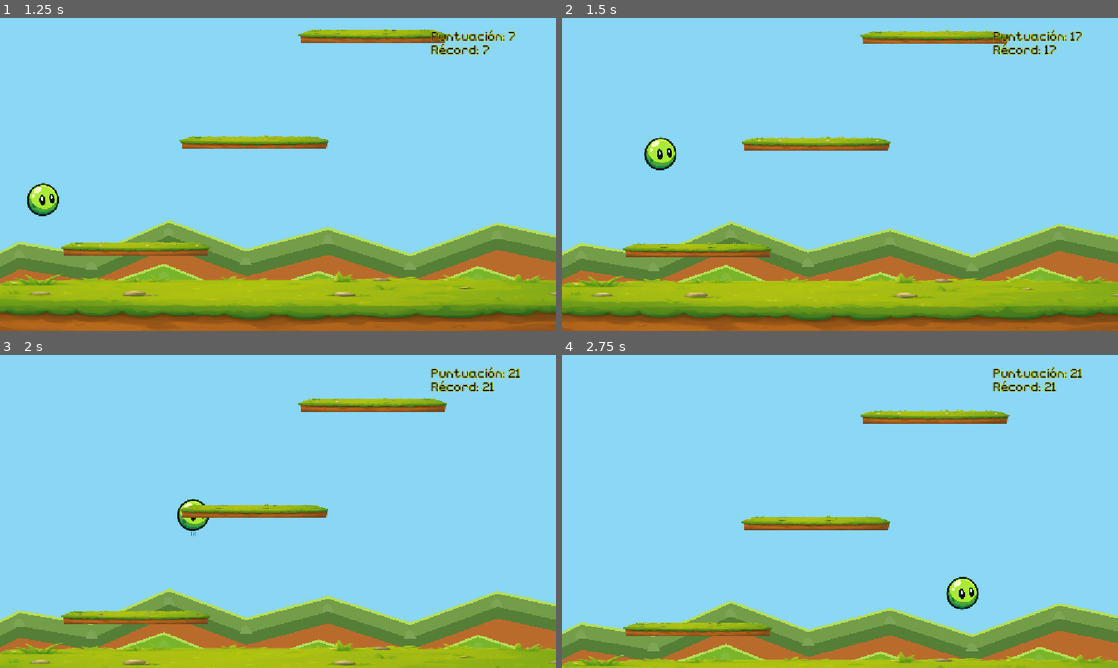
Above: before the commit, frames 1-4 (two rows, left to right).
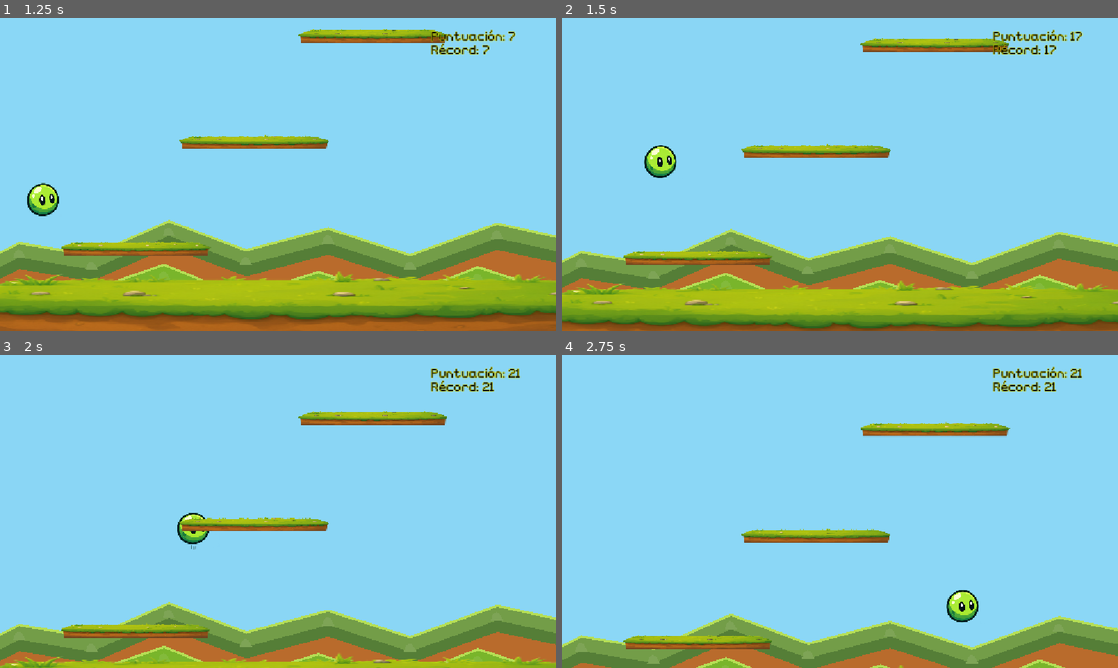
Above: after the commit, the same moments.

Repository: Miranda-511/Bounce-Up-
Game: Godot game, scene res://escenas/menu.tscn
The game is run twice, just before and just after one commit, with the same random seed, the same clock (stepped at 60 frames per second) and the same inputs.
Inputs:
- Up to frame 1 (1.25 s): click "JUGAR" at 0.5 s
- Up to frame 2 (1.5 s): hold Right (ui_right) from 1.28 s (still down)
- Up to frame 3 (2 s): keep holding Right (ui_right)
- Up to frame 4 (2.75 s): keep holding Right (ui_right)

Frame 1 is identical in both runs. In frame 2, 24% of the frame differs, in the area x 0-100%, y 3-100%; in frame 3, 22%; in frame 4, 20%.

Commit message:
cámara más rápida y export

Diff:
--- a/scripts/mov.gd
+++ b/scripts/mov.gd
@@ -5,7 +5,7 @@
 const JUMP_VELOCITY = -750.0
 const WRAP_MARGIN = 30.0
 
-const CAMERA_SPEED = 0.5
+const CAMERA_SPEED = 0.65
 const CAMERA_TRIGGER = 260.0
 const DEATH_MARGIN = 100.0
 
Not shown, changed: exports/index.pck
